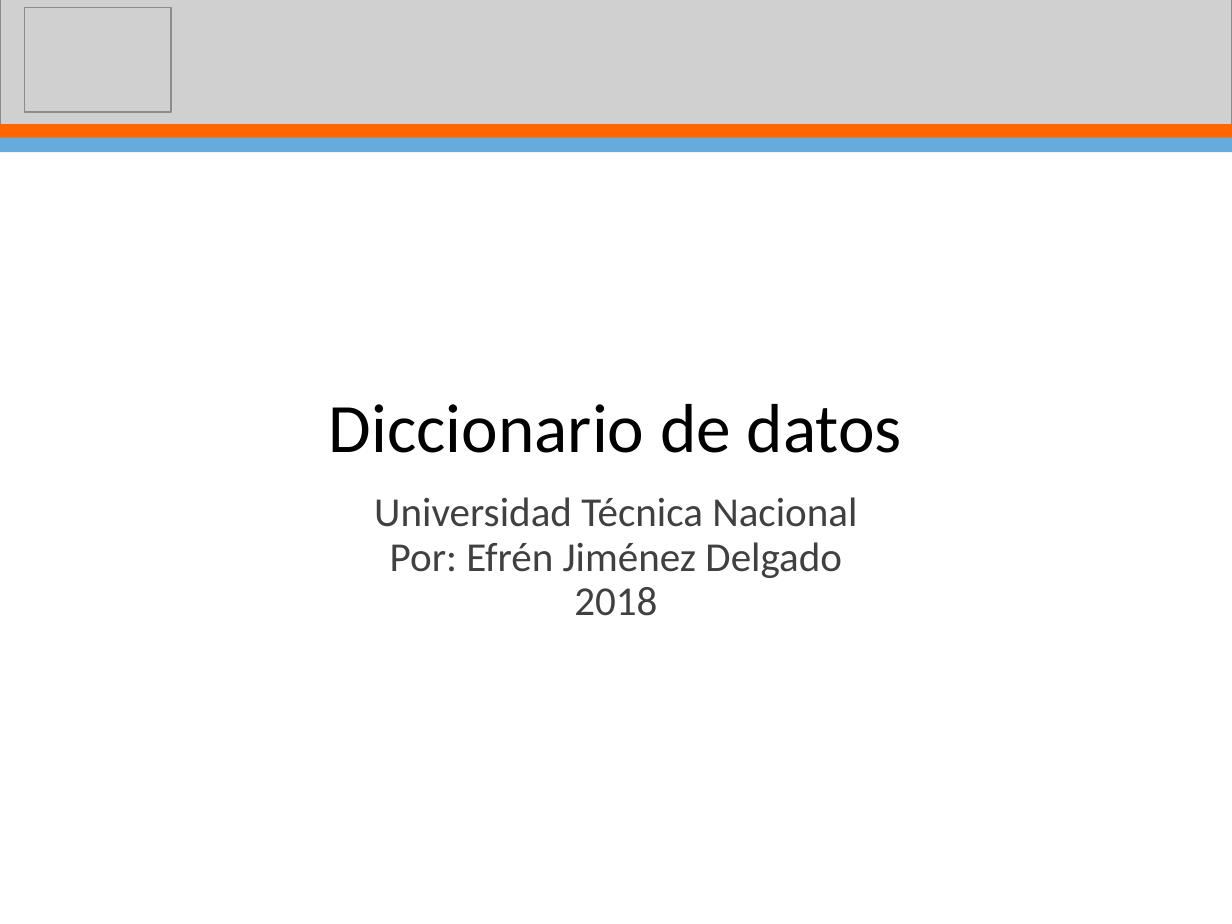
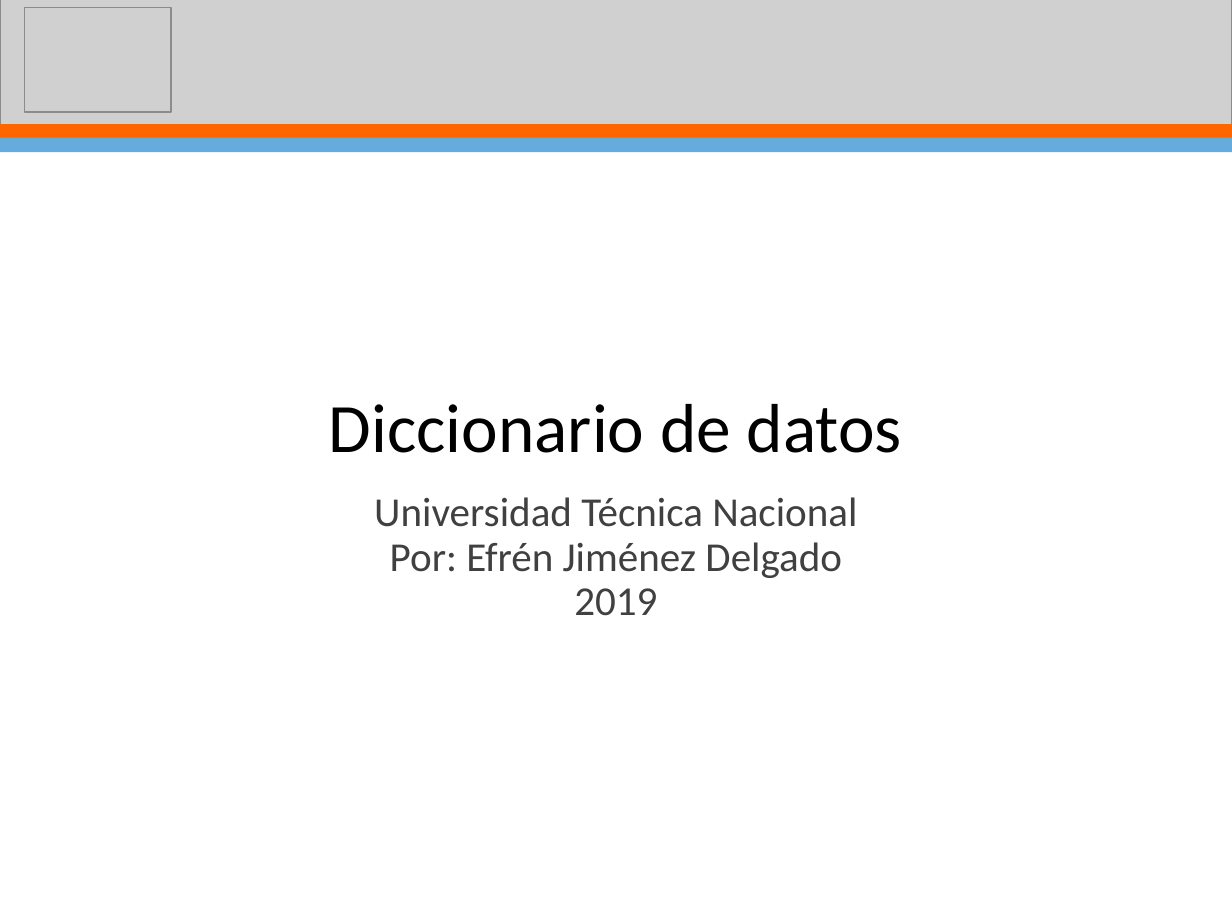
Before and after one commit to ejimenezdelgado/aplica_db_miercoles_2_2019, a slide deck: slide 2 of Clase 2/clase2.pptx. Drawn at 1232x924 pixels with LibreOffice and Linux fonts; fonts in the diff are those of the drawing; grey boxes stand for pictures. Boxes give left, top, right and bottom in pixels: in the first picture for what was removed or moved away, otherwise in the second. Text is boxed around its words. In the diff, an @@ line names an element or a change of style, - is before the commit and + after.

```diff
--- a/Clase 2/clase2.pptx
+++ b/Clase 2/clase2.pptx
@@ subtitle at (x1=574, y1=588, x2=657, y2=616): text changed @@
-2018
+2019
```
Also in this commit, not shown: 11 other files.
